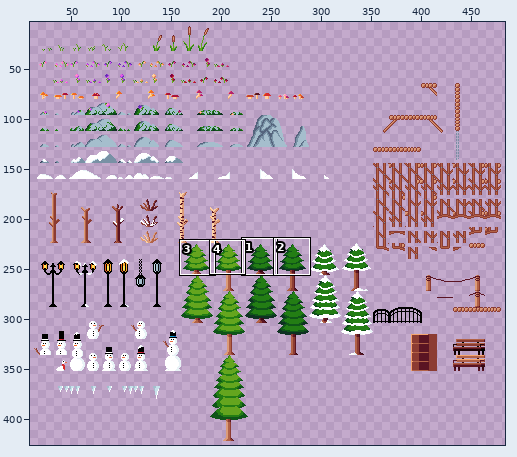
Two versions of one sprite sheet, Goose with a Scarf/sprites/sprTilesDeco16/layers/e3e90a35-e177-4fa3-9686-92c172d5dfba/3d8272e3-26b5-49f2-a746-c5b7457d81c9.png. Above: a wide view before the commit, with the close-up outlined.
Close-up. Old version:
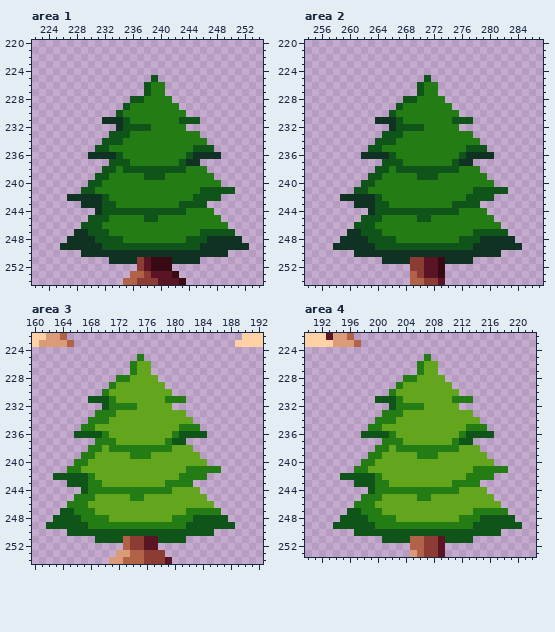
The file is 496x496 pixels. Shown: area 1: x 222..254, y 220..254; area 2: x 254..287, y 220..254; area 3: x 160..192, y 222..254; area 4: x 190..222, y 222..253. The wide view leaves out empty margins. The commit also changed other parts of the picture, which this record leaves out.
And afterwards:
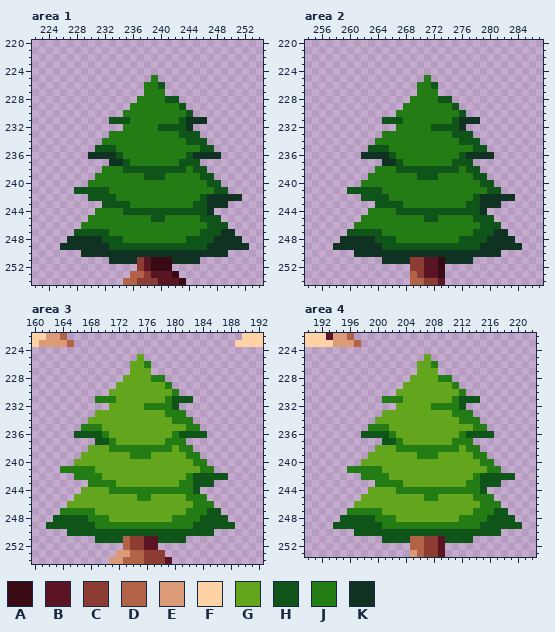
Palette (. is transparent): A #370a14  B #5a1423  C #8c3c32  D #b26247  E #dc9b78  F #ffd2a5  G #64a51e  H #0f5519  J #237d14  K #0f3223
The edit:
Changed rows in their new state; - is an unchanged pixel.
Area 1:
first column x 227:
225 ------------J------------
226 -----------J-H-----------
227 -----------J-------------
228 ---------.J---HH---------
229 --------.-------H--------
230 -------.---------H-------
231 -----.HH---------KKK-----
232 -------.JJJJ-HHHHK-------
233 ------JJJ-------HHH------
234 -----JJJ---------HHH-----
235 ------H-----------J------
237 ------KK---------HH------
238 -----JJ-----------HH-----
239 ----JJ-------------HH----
240 ---JJ---------------HH---
241 -H--HH-------------JJ--.-
242 ...HH-H-----------J-KKKKK
243 --...--HH-------JJ--KKK--
244 ----JJJJ---------HHHK----
245 ---JJJ-----J-H-----HHH---
246 --JJJ---------------HHH--
247 -HH-------------------KK-
248 ----K---------------H----
249 -----K-------------H-----
Area 2:
first column x 259:
225 ------------J------------
226 -----------J-H-----------
227 -----------J-------------
228 ---------.J---HH---------
229 --------.-------H--------
230 -------.---------H-------
231 -----.HH---------KKK-----
232 -------.JJJJ-HHHHK-------
233 ------JJJ-------HHH------
234 -----JJJ---------HHH-----
235 ------H-----------J------
237 ------KK---------HH------
238 -----JJ-----------HH-----
239 ----JJ-------------HH----
240 ---JJ---------------HH---
241 -H--HH-------------JJ--.-
242 ...HH-H-----------J-KKKKK
243 --...--HH-------JJ--KKK--
244 ----JJJJ---------HHHK----
245 ---JJJ-----J-H-----HHH---
246 --JJJ---------------HHH--
247 -HH-------------------KK-
248 ----K---------------H----
249 -----K-------------H-----
Area 3:
first column x 163:
225 ------------G------------
226 -----------G-J-----------
227 -----------G-------------
228 ---------.G---JJ---------
229 --------.-------J--------
230 -------.---------J-------
231 -----.JJ---------HHH-----
232 -------.GGGG-JJJJH-------
233 ------GGG-------JJJ------
234 -----GGG---------JJJ-----
235 ------J-----------G------
237 ------HH---------JJ------
238 -----GG-----------JJ-----
239 ----GG-------------JJ----
240 ---GG---------------JJ---
241 -J--JJ-------------GG--.-
242 ...JJ-J-----------G-HHHHH
243 --...--JJ-------GG--HHH--
244 ----GGGG---------JJJH----
245 ---GGG-----G-J-----JJJ---
246 --GGG---------------JJJ--
247 -JJ-------------------HH-
248 ----H---------------J----
249 -----H-------------J-----
Area 4:
first column x 195:
225 ------------G------------
226 -----------G-J-----------
227 -----------G-------------
228 ---------.G---JJ---------
229 --------.-------J--------
230 -------.---------J-------
231 -----.JJ---------HHH-----
232 -------.GGGG-JJJJH-------
233 ------GGG-------JJJ------
234 -----GGG---------JJJ-----
235 ------J-----------G------
237 ------HH---------JJ------
238 -----GG-----------JJ-----
239 ----GG-------------JJ----
240 ---GG---------------JJ---
241 -J--JJ-------------GG--.-
242 ...JJ-J-----------G-HHHHH
243 --...--JJ-------GG--HHH--
244 ----GGGG---------JJJH----
245 ---GGG-----G-J-----JJJ---
246 --GGG---------------JJJ--
247 -JJ-------------------HH-
248 ----H---------------J----
249 -----H-------------J-----
Pixel boxes of the changes (left, top, right, bottom) in both close-ups:
changed: (67, 75, 242, 250)
changed: (340, 75, 515, 250)
changed: (53, 354, 228, 529)
changed: (340, 354, 515, 529)
